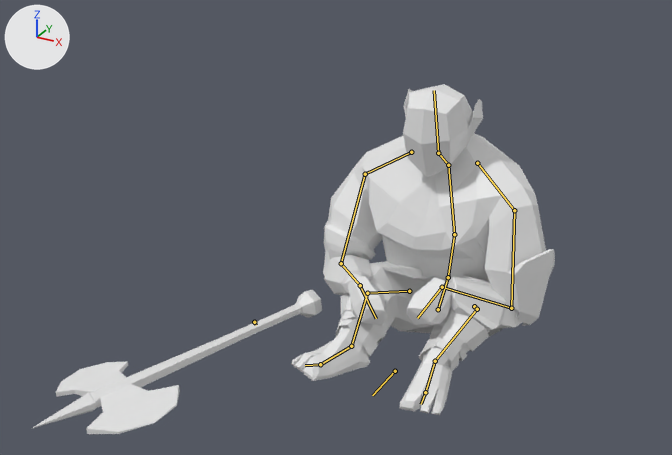
Before and after pictures for a commit that changed the Blender file Animations/TrollAttack1.blend.
Both versions are drawn from a 50 mm lens placed at (13.9, -30.5, 21.2), pointed at (-1.8, -1.9, 6.9). Lighting does not change. The marker at upper left points along +X, +Y and +Z. Both versions are drawn at frame 34 of the action 'ArmatureAction'; the numbers are the values there. The bones that bend it are drawn over the model as lines.

Objects in the first picture: 'Troll'.
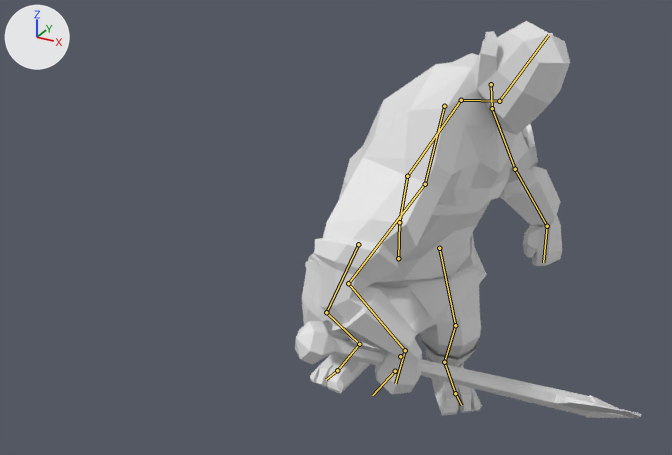
Changed parts and their boxes (x1, y1, x2, y2) in the pictures (672 x 455 px):
```json
{"object": "Troll", "change": "posed", "before": [33, 84, 555, 434], "after": [295, 21, 642, 418], "on screen": "33% narrower, 13% taller"}
{"bone": "Hips", "before": "(438, 309) to (448, 277)", "after": "(398, 258) to (399, 222)"}
{"bone": "Stomach", "before": "(448, 277) to (454, 234)", "after": "(399, 222) to (407, 176)"}
{"bone": "Chest", "before": "(454, 234) to (448, 165)", "after": "(407, 176) to (461, 100)"}
{"bone": "Neck", "before": "(448, 165) to (438, 153)", "after": "(461, 100) to (499, 101)"}
{"bone": "Head", "before": "(438, 153) to (434, 90)", "after": "(499, 101) to (548, 35)"}
{"bone": "Shoulder.L", "before": "(477, 163) to (514, 210)", "after": "(491, 84) to (492, 108)"}
{"bone": "Shoulder.R", "before": "(411, 152) to (365, 174)", "after": "(444, 106) to (425, 184)"}
{"bone": "Hand.R.001", "before": "(254, 322) to (256, 325)", "after": "(400, 356) to (399, 356)"}
```

Edits to the scene script, one JSON object a line:
```json
{"block": "bone_handik_l", "where": "bone_handik_l = bpy.data.objects['Armature'].pose.bones['HandIK.L']  # child of 'Dummy'"}
{"op": "set", "path": "bone_handik_l.location", "old": "(-1.86, 0.37, 0.98)", "new": "(-0.69, -0.94, 3.57)"}
{"op": "set", "path": "bone_handik_l.rotation_quaternion", "old": "(0.855, -0.332, 0.399, 0.019)", "new": "(0.991, 0.009, -0.125, -0.039)", "note": "degrees (-50, 44, -19) -> degrees (2, -14, -5)"}
{"block": "bone_handik_r", "where": "bone_handik_r = bpy.data.objects['Armature'].pose.bones['HandIK.R']  # child of 'Dummy'"}
{"op": "set", "path": "bone_handik_r.location", "old": "(1.61, 0.67, 0.75)", "new": "(3.82, 0.98, -1.94)"}
{"op": "set", "path": "bone_handik_r.rotation_quaternion", "old": "(0.732, -0.342, -0.547, -0.218)", "new": "(0.342, 0.192, -0.907, -0.152)", "note": "degrees (-58, -72, 10) -> degrees (-30, -146, 33)"}
{"op": "set", "path": "bone_handik_r.scale", "old": "(1.0, 1.0, 1.0)", "new": "(1.08, 1.06, 1.13)"}
{"block": "bone_hips", "where": "bone_hips = bpy.data.objects['Armature'].pose.bones['Hips']  # child of 'Dummy'"}
{"op": "set", "path": "bone_hips.location", "old": "(0.0, -2.6, -2.16)", "new": "(0.0, -0.46, 0.0)"}
{"op": "set", "path": "bone_hips.rotation_quaternion", "old": "(0.936, -0.351, 0.0, 0.0)", "new": "(0.98, 0.0, 0.199, 0.0)", "note": "degrees (-41, 0, 0) -> degrees (0, 23, 0)"}
{"block": "bone_stomach", "where": "bone_stomach = bpy.data.objects['Armature'].pose.bones['Stomach']  # child of 'Hips'"}
{"op": "set", "path": "bone_stomach.rotation_quaternion", "old": "(0.968, 0.251, 0.0, 0.0)", "new": "(0.96, 0.076, 0.264, -0.046)", "note": "degrees (29, 0, 0) -> degrees (8, 31, -3)"}
{"block": "bone_chest", "where": "bone_chest = bpy.data.objects['Armature'].pose.bones['Chest']  # child of 'Stomach'"}
{"op": "set", "path": "bone_chest.rotation_quaternion", "old": "(0.966, 0.256, 0.0, 0.0)", "new": "(0.96, 0.174, 0.212, -0.061)", "note": "degrees (30, 0, 0) -> degrees (20, 25, -3)"}
{"block": "bone_neck", "where": "bone_neck = bpy.data.objects['Armature'].pose.bones['Neck']  # child of 'Chest'"}
{"op": "set", "path": "bone_neck.rotation_quaternion", "old": "(0.993, -0.121, 0.0, 0.0)", "new": "(0.999, 0.0, 0.024, -0.028)", "note": "degrees (-14, 0, 0) -> degrees (0, 3, -3)"}
{"block": "bone_head", "where": "bone_head = bpy.data.objects['Armature'].pose.bones['Head']  # child of 'Neck'"}
{"op": "set", "path": "bone_head.rotation_quaternion", "old": "(0.995, 0.098, 0.0, 0.0)", "new": "(0.99, 0.0, -0.144, 0.0)", "note": "degrees (11, 0, 0) -> degrees (0, -17, 0)"}
{"block": "bone_shoulder_l", "where": "bone_shoulder_l = bpy.data.objects['Armature'].pose.bones['Shoulder.L']  # child of 'Neck'"}
{"op": "set", "path": "bone_shoulder_l.location", "old": "(-0.06, -0.13, -0.08)", "new": "(0.0, 0.0, 0.0)"}
{"op": "set", "path": "bone_shoulder_l.rotation_quaternion", "old": "(0.966, -0.089, 0.025, -0.243)", "new": "(1.0, -0.03, 0.007, 0.008)", "note": "degrees (-11, 0, -28) -> degrees (-3, 1, 1)"}
{"block": "bone_shoulder_r", "where": "bone_shoulder_r = bpy.data.objects['Armature'].pose.bones['Shoulder.R']  # child of 'Neck'"}
{"op": "set", "path": "bone_shoulder_r.rotation_quaternion", "old": "(0.999, 0.044, 0.018, 0.017)", "new": "(0.935, -0.172, -0.218, 0.221)", "note": "degrees (5, 2, 2) -> degrees (-26, -19, 31)"}
{"block": "bone_elbowpole_l", "where": "bone_elbowpole_l = bpy.data.objects['Armature'].pose.bones['ElbowPole.L']  # child of 'Dummy'"}
{"op": "set", "path": "bone_elbowpole_l.location", "old": "(3.05, 0.6, 0.29)", "new": "(0.0, 1.02, -3.38)"}
{"block": "bone_kneepole_l", "where": "bone_kneepole_l = bpy.data.objects['Armature'].pose.bones['KneePole.L']  # child of 'Dummy'"}
{"op": "set", "path": "bone_kneepole_l.location", "old": "(-0.96, -1.0, 0.0)", "new": "(-1.78, -0.74, 0.0)"}
{"block": "bone_elbowpole_r", "where": "bone_elbowpole_r = bpy.data.objects['Armature'].pose.bones['ElbowPole.R']  # child of 'Dummy'"}
{"op": "set", "path": "bone_elbowpole_r.location", "old": "(-3.61, 0.37, 0.51)", "new": "(0.0, -4.45, 1.45)"}
{"block": "bone_kneepole_r", "where": "bone_kneepole_r = bpy.data.objects['Armature'].pose.bones['KneePole.R']  # child of 'Dummy'"}
{"op": "set", "path": "bone_kneepole_r.location", "old": "(0.96, -0.63, 0.0)", "new": "(0.92, -0.46, 0.0)"}
{"block": "bone_legcontrol_l", "where": "bone_legcontrol_l = bpy.data.objects['Armature'].pose.bones['LegControl.L']  # child of 'Dummy'"}
{"op": "set", "path": "bone_legcontrol_l.location", "old": "(0.01, -0.09, 0.03)", "new": "(0.01, -0.13, 0.0)"}
{"op": "set", "path": "bone_legcontrol_l.rotation_quaternion", "old": "(0.996, -0.005, 0.0, 0.091)", "new": "(0.943, 0.0, 0.0, 0.334)", "note": "degrees (-1, 0, 10) -> degrees (0, 0, 39)"}
{"block": "bone_legcontrol_r", "where": "bone_legcontrol_r = bpy.data.objects['Armature'].pose.bones['LegControl.R']  # child of 'Dummy'"}
{"op": "set", "path": "bone_legcontrol_r.location", "old": "(0.0, 0.31, 0.0)", "new": "(0.0, 0.0, 0.0)"}
{"op": "set", "path": "bone_legcontrol_r.rotation_quaternion", "old": "(0.976, 0.073, -0.015, -0.204)", "new": "(0.998, 0.0, 0.0, -0.065)", "note": "degrees (9, 0, -24) -> degrees (0, 0, -7)"}
{"block": "bone_toecontrol_r", "where": "bone_toecontrol_r = bpy.data.objects['Armature'].pose.bones['ToeControl.R']  # child of 'LegControl.R'"}
{"op": "set", "path": "bone_toecontrol_r.rotation_quaternion", "old": "(0.997, 0.079, 0.0, 0.0)", "new": "(1.0, 0.0, 0.0, 0.0)", "note": "degrees (9, 0, 0) -> degrees (0, 0, 0)"}
{"block": "bone_hand_r_001", "where": "bone_hand_r_001 = bpy.data.objects['Armature'].pose.bones['Hand.R.001']  # child of 'Dummy'"}
{"op": "set", "path": "bone_hand_r_001.location", "old": "(-0.9, 1.6, 0.62)", "new": "(3.44, 0.76, -1.82)"}
{"op": "set", "path": "bone_hand_r_001.rotation_quaternion", "old": "(0.665, -0.202, 0.346, -0.63)", "new": "(0.389, 0.521, -0.692, -0.314)", "note": "degrees (-46, 12, -92) -> degrees (121, -12, -99)"}
{"op": "set", "path": "bone_hand_r_001.scale", "old": "(1.0, 1.0, 1.0)", "new": "(1.07, 1.07, 1.13)"}
```
